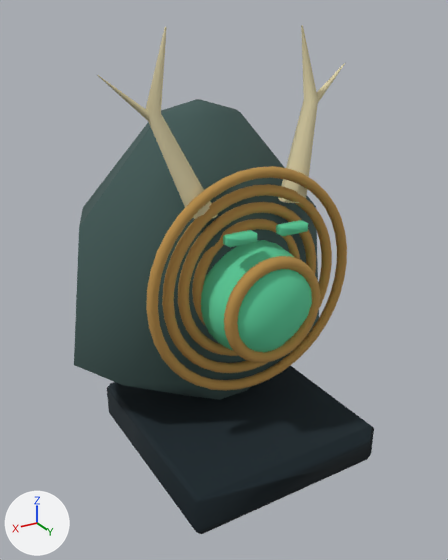
What one commit did to the glTF model native/assets/style3d/creature_0_2.glb.
Both versions are drawn from a camera (50 mm lens) standing at (1.25, 2.13, 1.87) and looking at (0.01, 0.06, 0.84). Every picture has the same lights, and +X, +Y and +Z are marked at lower left. The first picture is the older version. Where no turn or scale is listed for an object, it has been applied to the vertices.

The first picture shows 'Antler', 'Antler.001', 'AntlerFork', 'AntlerFork.001', 'EyeSlit', 'EyeSlit.001', 'Foot', 'GiltOrbRim', 'GlassCore', 'Shell', 'ShellGrowth.001', 'ShellGrowth.002', 'ShellGrowth.003', 'ShellGrowth.004'.
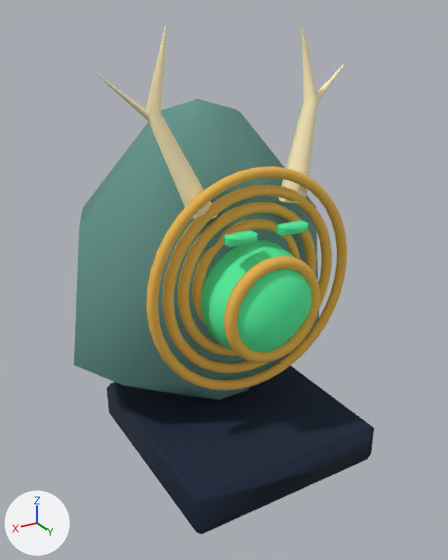
Where the change shows, as pixel boxes (x1, y1, x2, y2) in the pictures (448 x 560 px):
'Shell', recoloured (dark cyan to cyan)
    both: (74, 99, 319, 400)
'GlassCore', recoloured
    both: (201, 240, 312, 352)
'ShellGrowth.004', recoloured
    both: (146, 166, 347, 391)
'ShellGrowth.003', recoloured
    both: (162, 184, 332, 373)
'GiltOrbRim', recoloured
    both: (224, 256, 320, 363)
'ShellGrowth.002', recoloured
    both: (178, 202, 316, 356)
'Antler.001', recoloured
    both: (146, 27, 218, 219)
'Antler', recoloured
    both: (278, 25, 318, 203)
'ShellGrowth.001', recoloured
    both: (192, 219, 300, 325)
'EyeSlit.001', recoloured
    both: (223, 230, 257, 248)
'EyeSlit', recoloured
    both: (276, 220, 308, 236)
'AntlerFork.001', recoloured
    both: (97, 75, 150, 120)
'AntlerFork', recoloured
    both: (317, 63, 345, 102)

The change, as a diff of the scene's bpy script:
```diff
--- a/native/assets/style3d/creature_0_2.glb.py
+++ b/native/assets/style3d/creature_0_2.glb.py
@@ me_glasscore @@
 me_glasscore.from_pydata(...)  # 301 vertices, 552 faces; spans x -0.23..0.23, y -0.24..0.22, z -0.23..0.23
-me_glasscore.materials.append(mat_paint_5ed19e_0)  # green #5ed19e
+me_glasscore.materials.append(mat_paint_58f8a4_0)  # green #58f8a4
@@ me_giltorbrim @@
 me_giltorbrim.from_pydata(...)  # 410 vertices, 800 faces; spans x -0.216..0.216, y 0.126..0.173, z -0.216..0.216
-me_giltorbrim.materials.append(mat_paint_bb914c_0)  # orange #bb914c
+me_giltorbrim.materials.append(mat_paint_efba50_0)  # orange #efba50
@@ me_shell @@
 me_shell.from_pydata(...)  # 50 vertices, 80 faces; spans x -0.62..0.62, y -0.569..0.249, z 0.3..1.55
-me_shell.materials.append(mat_paint_435b58_0)  # dark cyan #435b58
+me_shell.materials.append(mat_paint_65968e_0)  # cyan #65968e
@@ me_shellgrowth_001 @@
 me_shellgrowth_001.from_pydata(...)  # 400 vertices, 800 faces; spans x -0.251..0.251, y 0.215..0.255, z 0.649..1.151
-me_shellgrowth_001.materials.append(mat_paint_bb914c_0)  # orange #bb914c
+me_shellgrowth_001.materials.append(mat_paint_efba50_0)  # orange #efba50
@@ me_shellgrowth_002 @@
 me_shellgrowth_002.from_pydata(...)  # 400 vertices, 800 faces; spans x -0.321..0.321, y 0.23..0.27, z 0.579..1.221
-me_shellgrowth_002.materials.append(mat_paint_bb914c_0)  # orange #bb914c
+me_shellgrowth_002.materials.append(mat_paint_efba50_0)  # orange #efba50
@@ me_shellgrowth_003 @@
 me_shellgrowth_003.from_pydata(...)  # 400 vertices, 800 faces; spans x -0.391..0.391, y 0.245..0.285, z 0.509..1.291
-me_shellgrowth_003.materials.append(mat_paint_bb914c_0)  # orange #bb914c
+me_shellgrowth_003.materials.append(mat_paint_efba50_0)  # orange #efba50
@@ me_shellgrowth_004 @@
 me_shellgrowth_004.from_pydata(...)  # 400 vertices, 800 faces; spans x -0.461..0.461, y 0.26..0.3, z 0.439..1.361
-me_shellgrowth_004.materials.append(mat_paint_bb914c_0)  # orange #bb914c
+me_shellgrowth_004.materials.append(mat_paint_efba50_0)  # orange #efba50
@@ me_antler @@
 me_antler.from_pydata(...)  # 30 vertices, 40 faces; spans x -0.368..-0.145, y 0.113..0.282, z 1.2..1.83
-me_antler.materials.append(mat_paint_d8cda4_0)  # beige #d8cda4
+me_antler.materials.append(mat_paint_fff0bf_0)  # beige #fff0bf
@@ me_antlerfork @@
 me_antlerfork.from_pydata(...)  # 20 vertices, 20 faces; spans x -0.522..-0.306, y 0.117..0.163, z 1.53..1.69
-me_antlerfork.materials.append(mat_paint_d8cda4_0)  # beige #d8cda4
+me_antlerfork.materials.append(mat_paint_fff0bf_0)  # beige #fff0bf
@@ me_antler_001 @@
 me_antler_001.from_pydata(...)  # 30 vertices, 40 faces; spans x 0.145..0.368, y 0.113..0.282, z 1.2..1.83
-me_antler_001.materials.append(mat_paint_d8cda4_0)  # beige #d8cda4
+me_antler_001.materials.append(mat_paint_fff0bf_0)  # beige #fff0bf
@@ me_antlerfork_001 @@
 me_antlerfork_001.from_pydata(...)  # 20 vertices, 20 faces; spans x 0.306..0.522, y 0.117..0.163, z 1.53..1.69
-me_antlerfork_001.materials.append(mat_paint_d8cda4_0)  # beige #d8cda4
+me_antlerfork_001.materials.append(mat_paint_fff0bf_0)  # beige #fff0bf
@@ me_eyeslit @@
 me_eyeslit.from_pydata(...)  # 16 vertices, 28 faces; spans x -0.06..0.06, y -0.02..0.02, z -0.0175..0.0175
-me_eyeslit.materials.append(mat_paint_5ed19e_0)  # green #5ed19e
+me_eyeslit.materials.append(mat_paint_58f8a4_0)  # green #58f8a4
@@ me_eyeslit_001 @@
 me_eyeslit_001.from_pydata(...)  # 16 vertices, 28 faces; spans x -0.06..0.06, y -0.02..0.02, z -0.0175..0.0175
-me_eyeslit_001.materials.append(mat_paint_5ed19e_0)  # green #5ed19e
+me_eyeslit_001.materials.append(mat_paint_58f8a4_0)  # green #58f8a4
```
